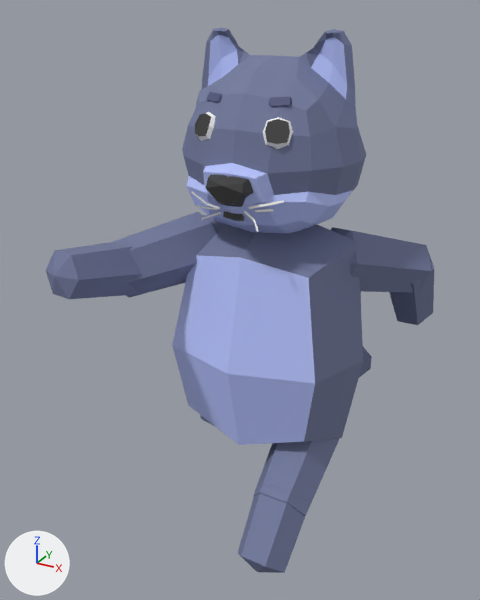
Two versions of the glTF model public/cat.glb, one commit apart.
Before and after are seen from a 50 mm lens placed at (3.04, -6.23, 5.75), pointed at (-0.27, -0.21, 2.74). Arrows for +X, +Y and +Z are at lower left; the lights stay in place. The older version comes first. Both versions are drawn at frame 20 of the action 'run'; the numbers are the values there.
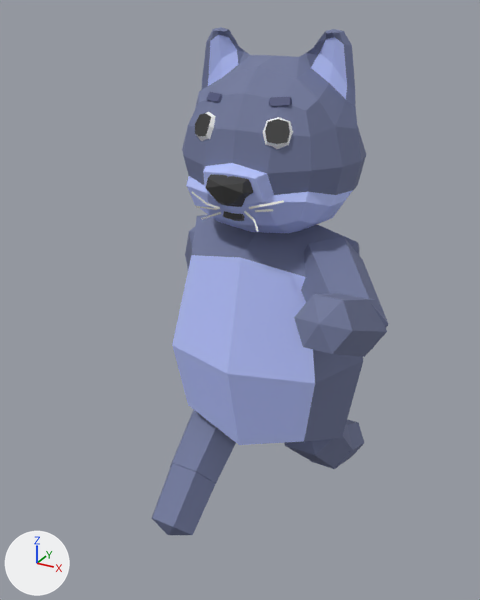
Not drawn themselves, but carrying or shaping drawn objects: ob_bone_003_r, ob_bone_003_l, ob_bone, ob_bone_005_r, ob_bone_006_r, ob_bone_005_l, ob_bone_006_l.

Pixel boxes [x1, y1, x2, y2] of what changed, in the pictures (480 x 600 px):
```json
{"object": "Cylinder.001", "change": "turned", "before": [331, 227, 432, 292], "after": [301, 237, 388, 349]}
{"object": "Cylinder", "change": "turned", "before": [389, 249, 434, 325], "after": [294, 293, 387, 357]}
{"object": "Cylinder.002", "change": "turned", "before": [113, 212, 217, 298], "after": [185, 227, 195, 267], "on screen": "mostly hidden afterwards"}
{"object": "Cylinder.003", "change": "turned", "before": [46, 242, 142, 299], "on screen": "not visible afterwards"}
{"object": "Cylinder.004", "change": "turned", "before": [238, 482, 311, 573], "after": [311, 419, 364, 469]}
{"object": "Cylinder.005", "change": "turned", "before": [253, 438, 340, 516], "after": [284, 424, 354, 469]}
{"object": "Cylinder.007", "change": "turned", "after": [152, 451, 215, 535], "on screen": "not visible before"}
{"object": "Cylinder.006", "change": "turned", "before": [200, 415, 214, 426], "after": [170, 409, 236, 484], "on screen": "mostly hidden before"}
{"object": "Cube", "change": "turned", "before": [359, 347, 372, 377], "on screen": "not visible afterwards"}
```

Edits to the scene script, one JSON object a line:
```json
{"op": "set", "path": "ob_bone_003_r.rotation_euler", "old": "(1.838, 0.14, 2.671)", "new": "(-1.818, 0.13, -2.668)", "note": "degrees (105, 8, 153) -> degrees (-104, 7.4, -153)"}
{"op": "set", "path": "ob_bone_003_l.rotation_euler", "old": "(-1.717, -0.0699, 2.698)", "new": "(-0.913, -2.855, 0.351)", "note": "degrees (-98, -4, 155) -> degrees (-52, -164, 20)"}
{"op": "set", "path": "ob_bone.rotation_euler", "old": "(-1.679, 0.312, -0.566)", "new": "(-1.684, 0.503, 0.544)", "note": "degrees (-96, 18, -32) -> degrees (-96, 29, 31)"}
{"op": "set", "path": "ob_bone_005_r.rotation_euler", "old": "(2.609, -0.871, -0.928)", "new": "(-2.788, 0.707, -1.038)", "note": "degrees (149, -50, -53) -> degrees (-160, 41, -59)"}
{"op": "set", "path": "ob_bone_006_r.rotation_euler", "old": "(0.0916, -0.173, -0.00848)", "new": "(0.155, -0.314, -0.0256)", "note": "degrees (5.2, -10, -0.5) -> degrees (8.9, -18, -1.5)"}
{"op": "set", "path": "ob_bone_005_l.rotation_euler", "old": "(-2.793, -0.7, 1.041)", "new": "(2.645, 0.839, 0.955)", "note": "degrees (-160, -40, 60) -> degrees (152, 48, 55)"}
{"op": "set", "path": "ob_bone_006_l.rotation_euler", "old": "(0.179, 0.363, 0.034)", "new": "(0.0472, 0.0691, 0.00185)", "note": "degrees (10, 21, 1.9) -> degrees (2.7, 4, 0.1)"}
```
